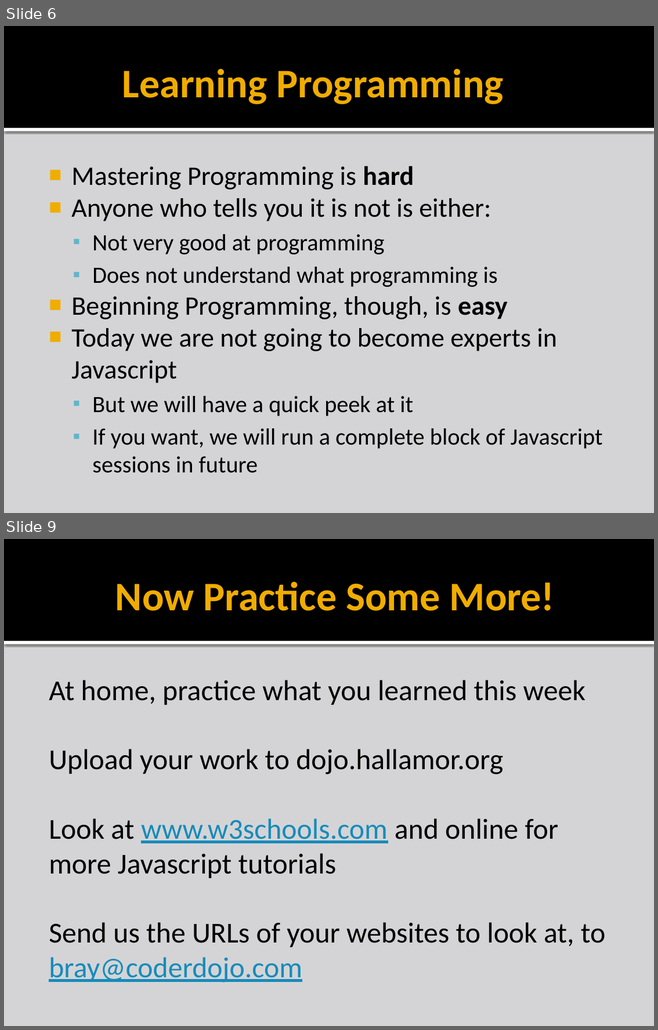
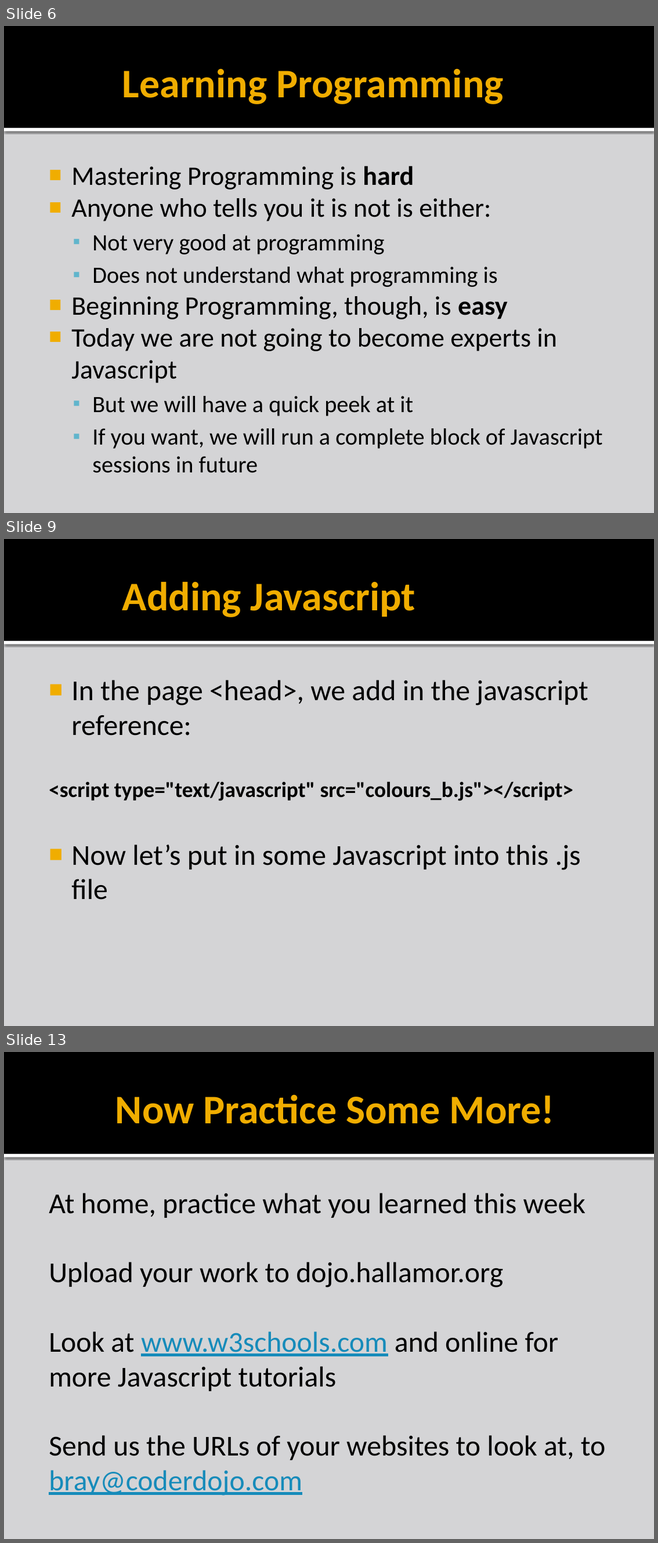
Before and after one commit to liamf/coderdojo-bray, a slide deck: html/presentations/CoderDojoBrayHTML_session5.pptx. Shown one above the other, each under a label of ours: slides 6 and 9 before the commit, slides 6, 9 and 13 after it; the slides between them are not shown. The pictures are 658x1030 and 658x1543 pixels, drawn with LibreOffice and Linux fonts; fonts in the diff are those of the drawing; background and template pictures are left out. Boxes give left, top, right and bottom in pixels: in the first picture for what was removed or moved away, otherwise in the second. Text is boxed around its words. In the diff, an @@ line names an element or a change of style, - is before the commit and + after.

Commit message:
Some more of the Javascript .ppt filled in

```diff
--- a/html/presentations/CoderDojoBrayHTML_session5.pptx
+++ b/html/presentations/CoderDojoBrayHTML_session5.pptx
@@ slide 9 added at (4,539,654,1026), background #D4D4D6; not listed: 2 template elements that a slide beside it also shows @@
@@ title added at (122,582,415,617), 45 pt, text #F0AD00, bold @@
+Adding Javascript
@@ text added at (49,680,587,900), 32 pt, text #000000 @@
+■ In the page <head>, we add in the javascript reference:
+<script type="text/javascript" src="colours_b.js"></script>
+■ Now let’s put in some Javascript into this .js file
@@ what was slide 9 is now slide 13 @@
```
Also in this commit, not shown: 2 slides changed, 3 other slides added.
